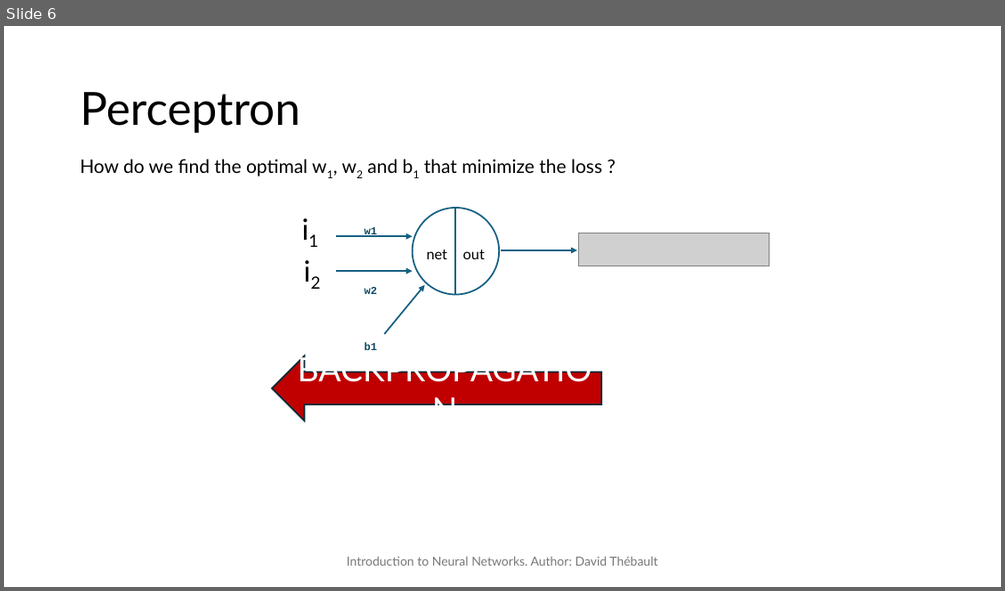
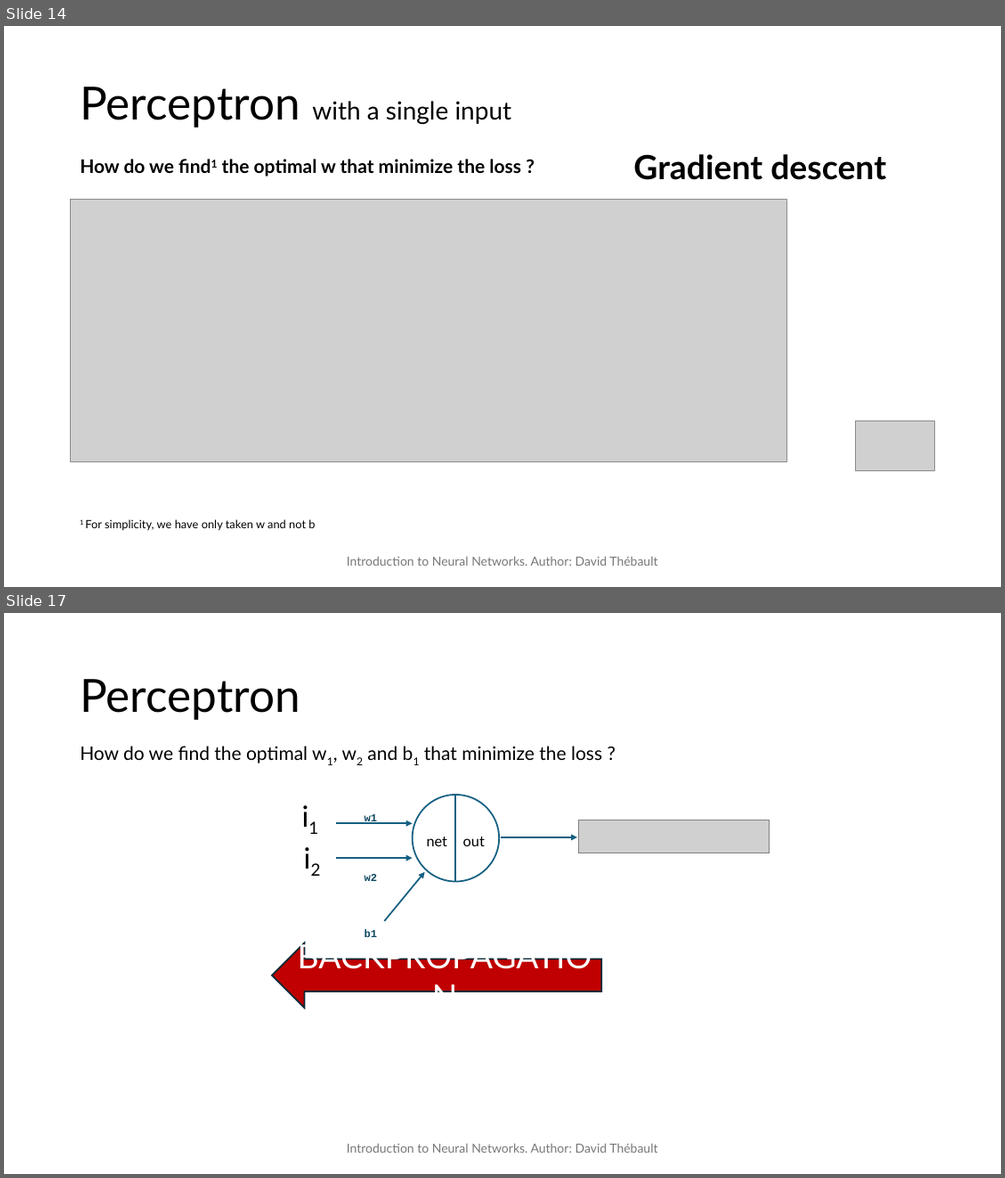
Before and after one commit to David-Tbo/NN, a slide deck: PPT/Intro_NN.pptx. Shown one above the other, each under a label of ours: slide 6 before the commit, slides 14 and 17 after it; the slides between them are not shown. The pictures are 1005x591 and 1005x1178 pixels, drawn with LibreOffice and Linux fonts; fonts in the diff are those of the drawing; grey boxes stand for pictures. Boxes give left, top, right and bottom in pixels: in the first picture for what was removed or moved away, otherwise in the second. Text is boxed around its words. In the diff, an @@ line names an element or a change of style, - is before the commit and + after.

```diff
--- a/PPT/Intro_NN.pptx
+++ b/PPT/Intro_NN.pptx
@@ slide 14 added at (4, 26, 1001, 587), background #FFFFFF @@
@@ title added at (80, 87, 512, 127), 24 pt, text #000000 @@
+Perceptron with a single input
@@ text added at (80, 159, 521, 176), 18 pt, text #000000, bold @@
+How do we find1 the optimal w that minimize the loss ?
@@ text added at (633, 154, 886, 180), 32 pt, text #000000, bold @@
+Gradient descent
@@ picture added at (71, 200, 787, 462) @@
@@ picture added at (856, 420, 935, 470) @@
@@ text added at (80, 519, 315, 531), 11 pt, text #000000 @@
+1 For simplicity, we have only taken w and not b
@@ text added at (347, 556, 657, 565), 12 pt, text #797979 @@
+Introduction to Neural Networks. Author: David Thébault
@@ what was slide 6 is now slide 17 @@
```
Also in this commit, not shown: 5 slides changed, 17 other slides added.
